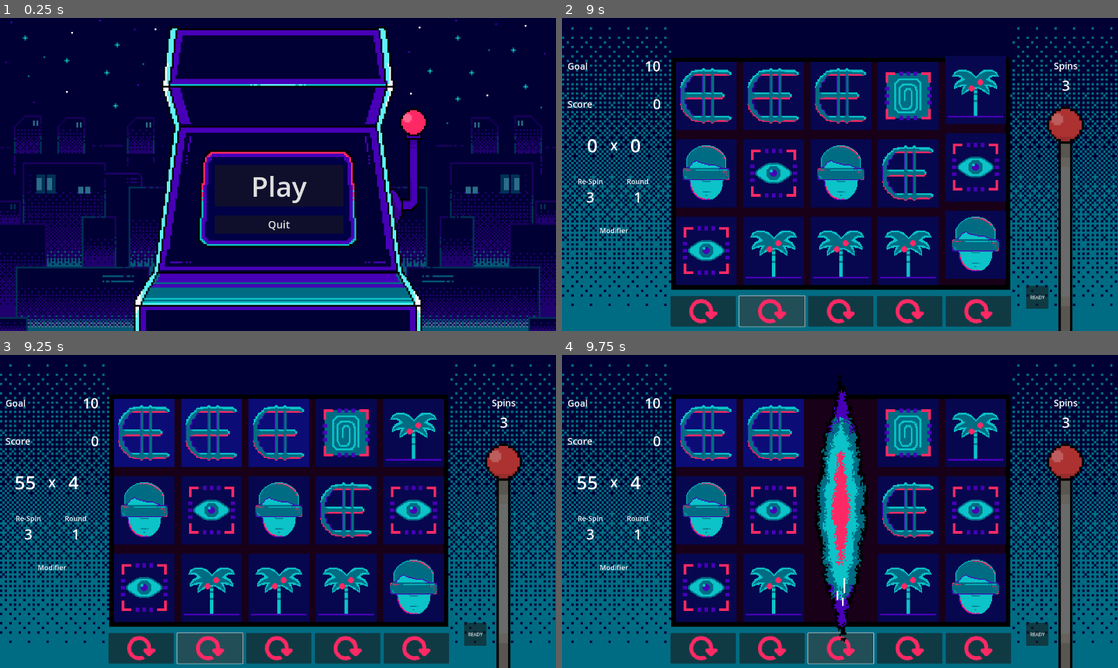
Above: before the commit, frames 1-4 (two rows, left to right).
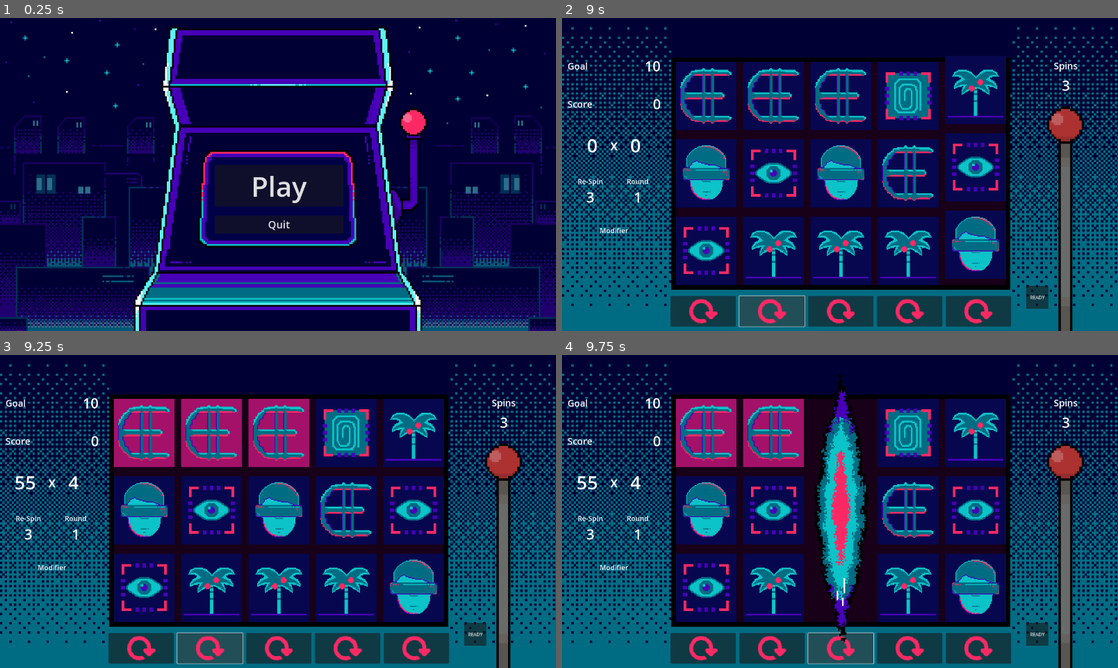
Above: after the commit, the same moments.

Repository: saveligulas/hackathon2025
Game: Godot game, scene res://scenes/mainMenu.tscn
Two runs of this game, one before a commit and one after it. Both use one fixed random seed, a clock stepped at 60 frames per second and the inputs below.
Inputs (mouse positions are in pixels of both pictures, inside the frame that each line leads up to):
- Up to frame 1 (0.25 s): no input
- Up to frame 2 (9 s): click "Play" at 0.5 s; click "READY" at 1.25 s; click "READY" at 2 s; click (1067, 212) at 2.75 s; click (701, 312) at 3.5 s; click (773, 312) at 4.25 s; click (840, 312) at 5 s; click (912, 312) at 5.75 s; click (979, 312) at 6.5 s; click (1067, 212) at 7.25 s; click (701, 312) at 8 s; click (773, 312) at 8.75 s
- Up to frame 3 (9.25 s): no input
- Up to frame 4 (9.75 s): click (840, 649) at 9.5 s

Frames 1-2 are identical in both runs. In frame 3, 5.1% of the frame differs, in the area x 20-56%, y 14-36%; in frame 4, 3.4%.

Commit message:
bakcgroudn d pink

Diff:
--- a/src/symbol/symbol_display.gd
+++ b/src/symbol/symbol_display.gd
@@ -41,10 +41,8 @@
 		# GREEN GLOW EFFECT - MODIFY THESE VALUES FOR STRENGTH
 
 		# OVERLAY OPACITY - Change from 0.4 to higher (max 1.0 for fully opaque)
-		highlight_overlay.color = Color(0.0, 1.0, 0.0, 0.8)  # CHANGED: 0.4 → 0.8 (STRONGER)
+		color_rect.color = Color(0.78, 0.086, 0.491, 0.8)  # CHANGED: 0.4 → 0.8 (STRONGER)
 
-		# BRIGHTNESS MULTIPLIER - Change values to brighten more
-		color_rect.self_modulate = Color(1.5, 1.7, 1.5, 1.0)  # CHANGED: 1.3, 1.5, 1.3 → 1.5, 1.7, 1.5 (BRIGHTER)
 	else:
 		# NORMAL STATE
 		highlight_overlay.color = Color.TRANSPARENT
